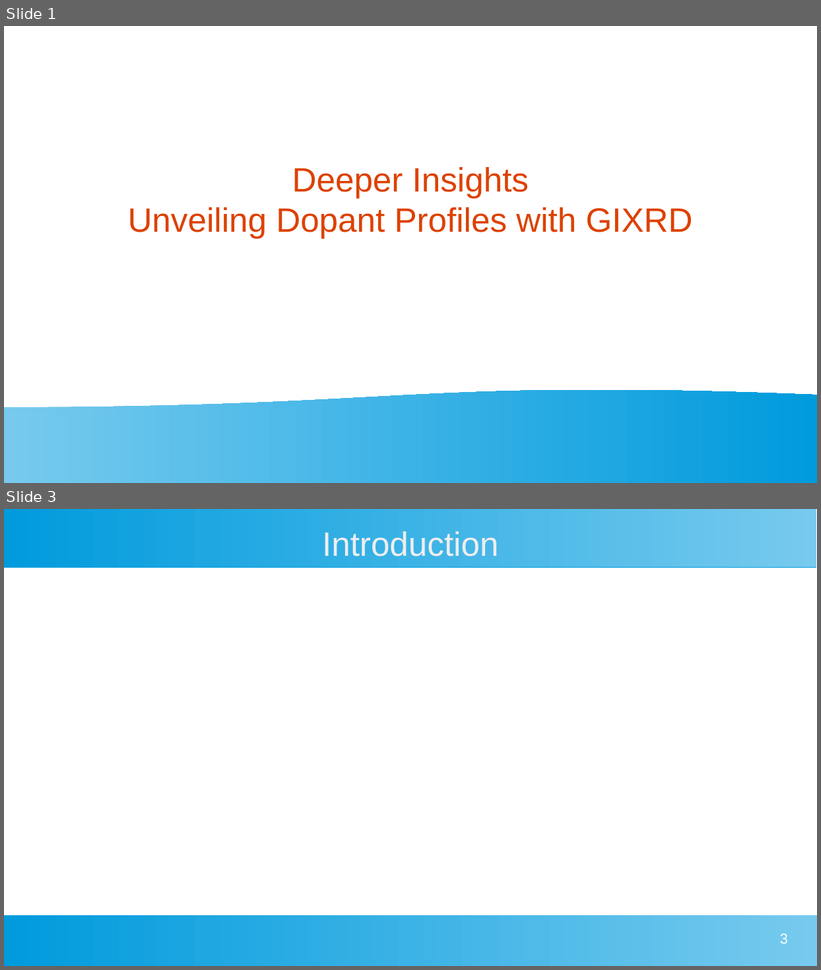
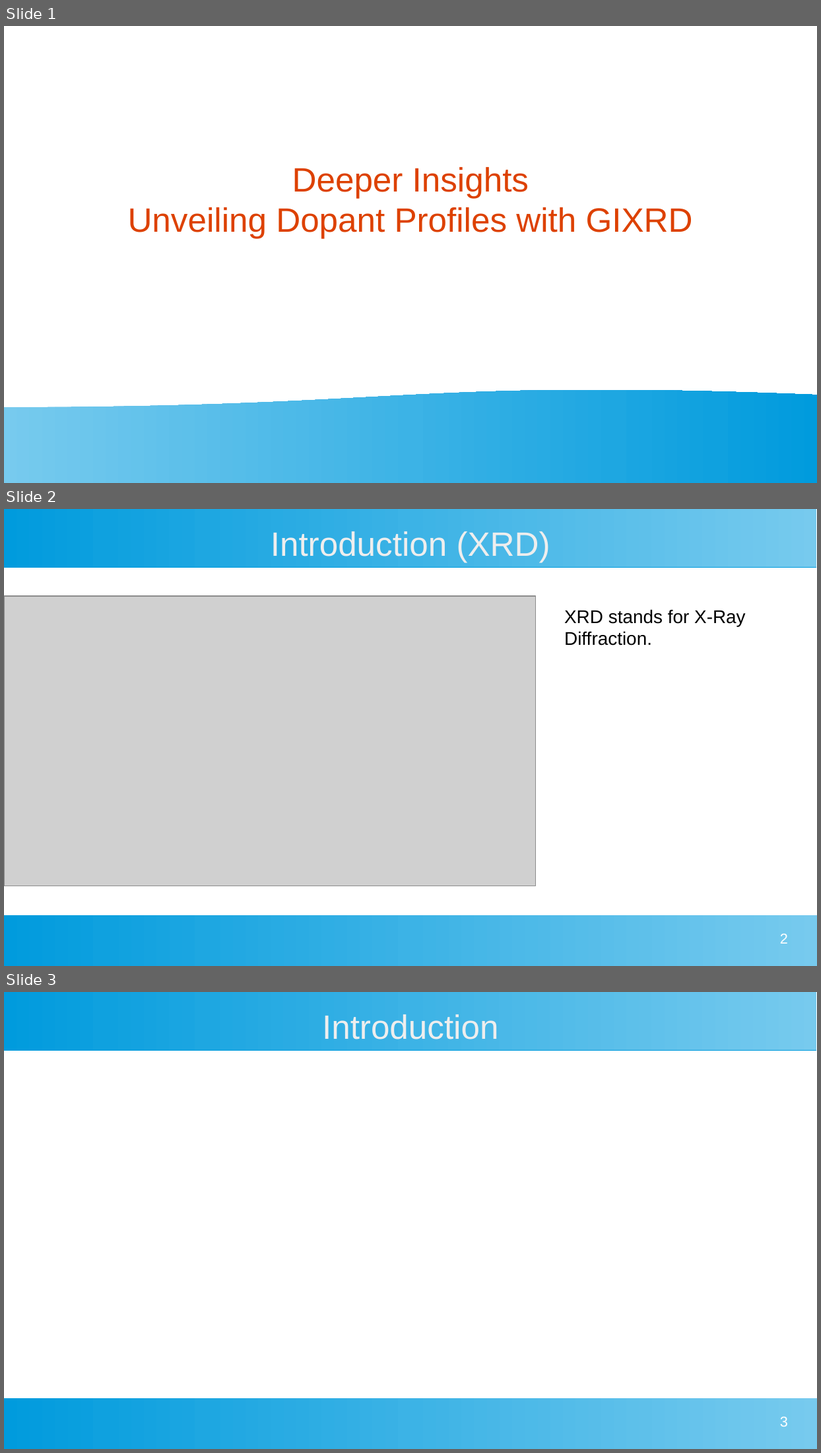
Before and after one commit to MarkS5001/GIXRD-Thesis, a slide deck: Thesis Defense Presentation.odp. Shown one above the other, each under a label of ours: slides 1 and 3 before the commit, slides 1, 2 and 3 after it; the slides between them are not shown. The pictures are 821x970 and 821x1453 pixels, drawn with LibreOffice and Linux fonts; fonts in the diff are those of the drawing; grey boxes stand for pictures. Boxes give left, top, right and bottom in pixels: in the first picture for what was removed or moved away, otherwise in the second. Text is boxed around its words. In the diff, an @@ line names an element or a change of style, - is before the commit and + after.

```diff
--- a/Thesis Defense Presentation.odp
+++ b/Thesis Defense Presentation.odp
@@ slide 2 added at (4, 509, 817, 966), background #FFFFFF; not listed: 2 template elements that a slide beside it also shows @@
@@ title added at (271, 531, 550, 562), 33 pt, text #EEEEEE @@
+Introduction (XRD)
@@ picture added at (4, 596, 536, 887) @@
@@ text added at (564, 609, 746, 646), 18 pt, text #000000 @@
+XRD stands for X-Ray Diffraction.
@@ page number added at (780, 934, 788, 944), 14 pt, text #FFFFFF @@
+2
```
Also in this commit, not shown: 1 slide removed.
